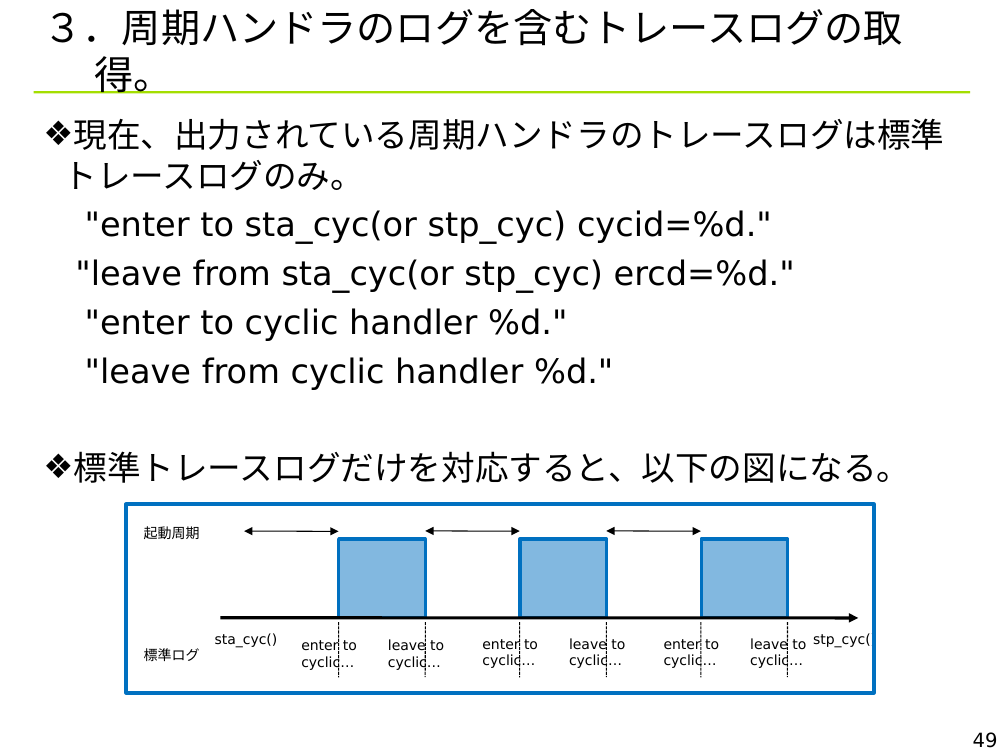
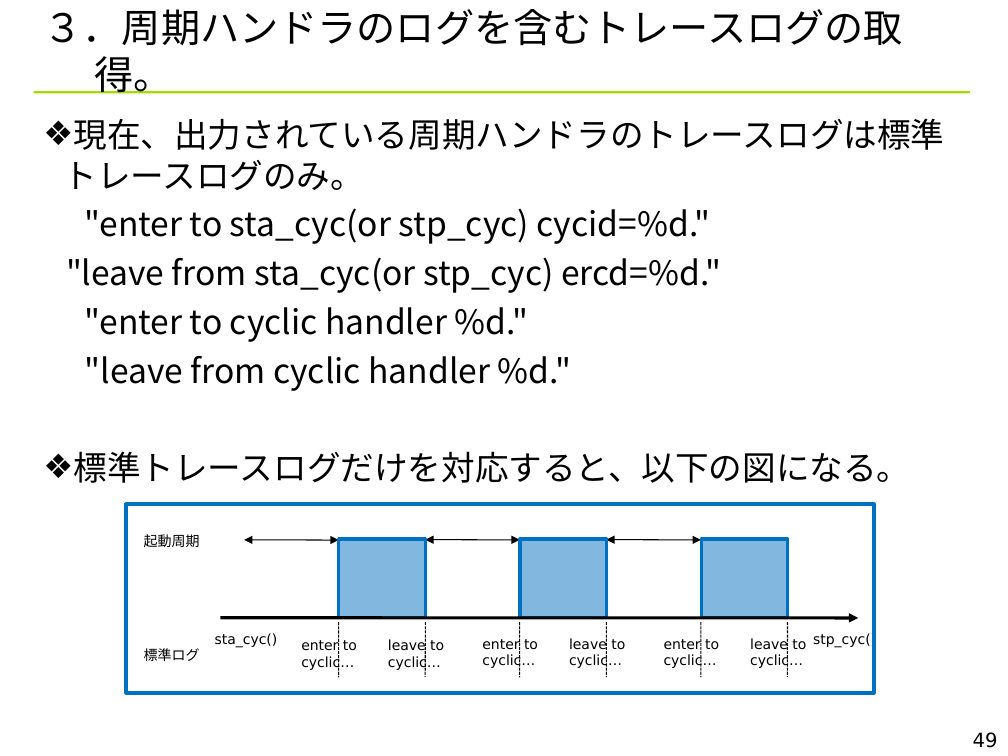
Before and after one commit to YixiaoLi/tlv4mc, a slide deck: slide 49 of doc/TLV_visualize_rules.ppt. Drawn at 1008x756 pixels with LibreOffice and Linux fonts; fonts in the diff are those of the drawing; background and template pictures are left out. Boxes give left, top, right and bottom in pixels: in the first picture for what was removed or moved away, otherwise in the second. Text is boxed around its words. In the diff, an @@ line names an element or a change of style, - is before the commit and + after.

```diff
--- a/doc/TLV_visualize_rules.ppt
+++ b/doc/TLV_visualize_rules.ppt
@@ text at <box>66,208,722,391</box>: font DejaVu Sans to Noto Sans CJK JP in ""enter to sta_cyc(or stp_cyc) cycid=%d."", ""leave from sta_cyc(or stp_cyc) ercd=%d."", ""enter to cyclic handler %d."", ""leave from cyclic handler %d."" @@
@@ 3 double arrows, 1 text: place and size @@
-3 double arrows, 1 text at <box>144,526,701,539</box>
+3 double arrows, 1 text at <box>144,534,701,547</box>
```
Also in this commit, not shown: 28 other slides changed, 10 other files.
